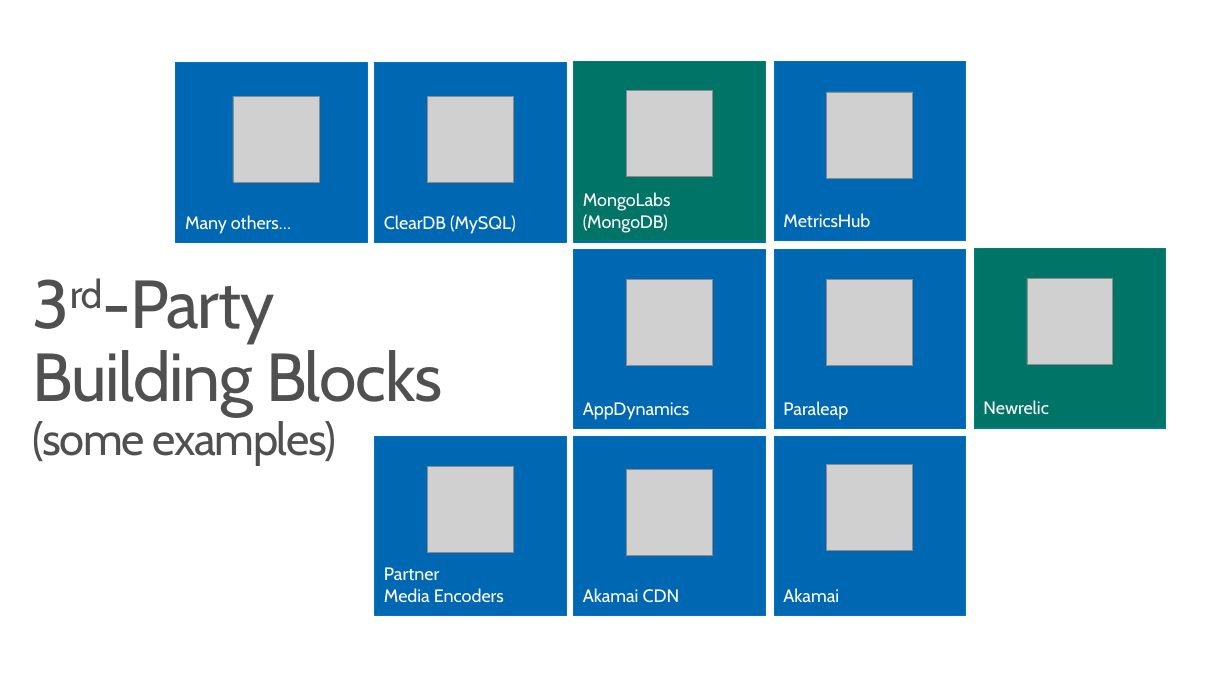
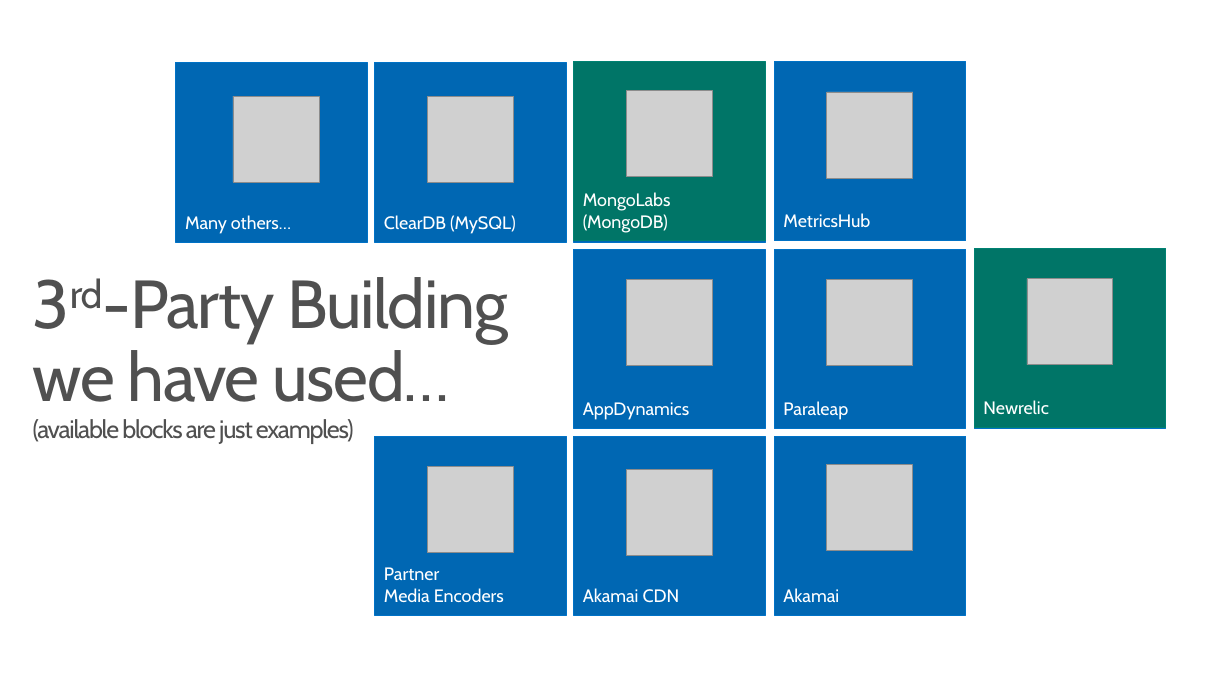
Before and after one commit to JMayrbaeurl/GotoZurich2013JavaOnAzureSample, a slide deck: slide 23 of Java, NoSQL and Windows Azure.pptx (slide 10 before the commit). Drawn at 1232x693 pixels with LibreOffice and Linux fonts; fonts in the diff are those of the drawing; grey boxes stand for pictures; background and template pictures are left out. Boxes give left, top, right and bottom in pixels: in the first picture for what was removed or moved away, otherwise in the second. Text is boxed around its words. In the diff, an @@ line names an element or a change of style, - is before the commit and + after.

```diff
--- a/Java, NoSQL and Windows Azure.pptx
+++ b/Java, NoSQL and Windows Azure.pptx
@@ title at box(33, 277, 508, 444): text changed; size 54 to 20 pt @@
-3rd-Party
-Building Blocks
-(some examples)
+3rd-Party Building
+we have used…
+(available blocks are just examples)
```
Also in this commit, not shown: 2 other slides changed, 1 slide added, 1 slide removed.
